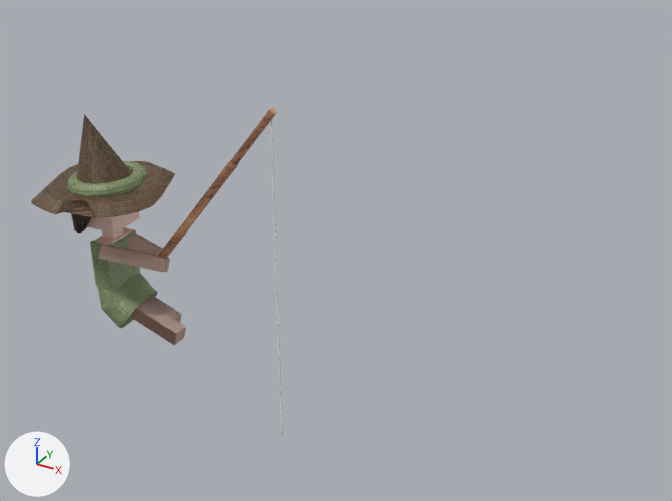
A saved change to the Blender file threejs-arendesai.com/fisher.blend.
Rendered twice from a camera (50 mm lens) standing at (19.5, -19.3, 16.2) and looking at (7.9, 0.5, 4.4). Arrows for +X, +Y and +Z are at lower left; the lights stay in place.

In view in the first picture: 'brim', 'hatcloth', 'hattop', 'longRod', 'midRod', 'rarm', 'rleg', 'shirt', 'skirt', 'smallRod'.
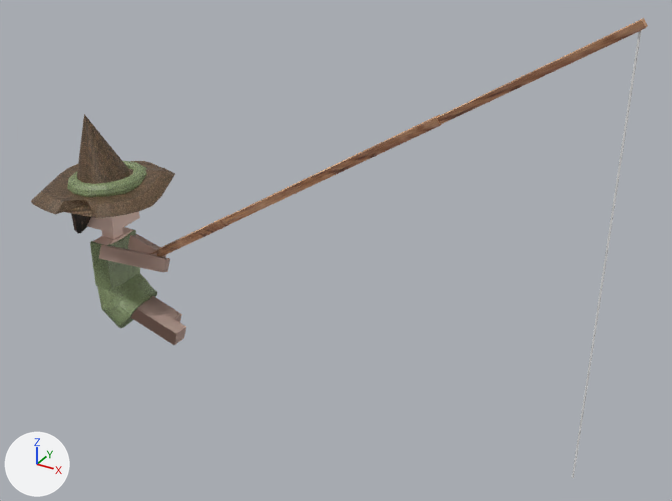
Changed parts and their boxes (x1, y1, x2, y2) in the pictures (672 x 501 px):
'midRod', moved, turned, rescaled
    before: (178, 160, 239, 235)
    after: (225, 114, 442, 224)
'longRod', moved, turned, rescaled
    before: (230, 107, 277, 166)
    after: (437, 18, 648, 125)
'smallRod', moved, turned, rescaled
    before: (158, 230, 187, 258)
    after: (150, 215, 230, 257)

The change, as a diff of the scene's bpy script:
```diff
--- a/threejs-arendesai.com/fisher.blend.py
+++ b/threejs-arendesai.com/fisher.blend.py
@@ ob_midrod @@
 ob_midrod = bpy.data.objects.new('midRod', me_cube_033)
-ob_midrod.location = (3.39, 0.02, 4.59)
-ob_midrod.rotation_euler = (0.0786, 0.671, 0.0958)  # degrees (4.5, 38, 5.5)
-ob_midrod.scale = (0.109, 0.106, 2.53)
+ob_midrod.location = (6.32, 0.05, 5.79)
+ob_midrod.rotation_euler = (0.133, 0.988, 0.136)  # degrees (7.6, 57, 7.8)
+ob_midrod.scale = (0.109, 0.106, 5.67)
@@ ob_longrod @@
 ob_longrod = bpy.data.objects.new('longRod', me_cube_035)
-ob_longrod.location = (4.08, 0.0, 5.45)
-ob_longrod.rotation_euler = (0.0786, 0.671, 0.0958)  # degrees (4.5, 38, 5.5)
-ob_longrod.scale = (0.0893, 0.0823, 3.65)
+ob_longrod.location = (8.56, 0.0, 7.25)
+ob_longrod.rotation_euler = (0.133, 0.988, 0.136)  # degrees (7.6, 57, 7.8)
+ob_longrod.scale = (0.0893, 0.0824, 8.19)
@@ ob_smallrod @@
 ob_smallrod = bpy.data.objects.new('smallRod', me_cube_034)
-ob_smallrod.location = (2.31, 0.06, 3.22)
-ob_smallrod.rotation_euler = (0.0786, 0.671, 0.0958)  # degrees (4.5, 38, 5.5)
-ob_smallrod.scale = (0.119, 0.113, 0.875)
+ob_smallrod.location = (2.94, 0.13, 3.6)
+ob_smallrod.rotation_euler = (0.133, 0.988, 0.136)  # degrees (7.6, 57, 7.8)
+ob_smallrod.scale = (0.119, 0.114, 1.96)
```
